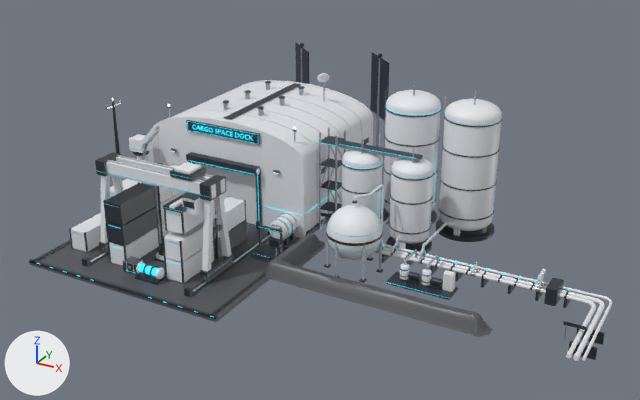
Two versions of the glTF model art/3d/buildings/dock_tankfarm/dock_tankfarm_game.glb, one commit apart.
Camera for both pictures: a 50 mm lens placed at (59.4, -80.2, 47.5), pointed at (11.4, 7.0, 3.9). The axes (+X, +Y, +Z) are drawn at lower left. The lights are the same throughout. The picture after the commit comes second. Where no turn or scale is listed for an object, it has been applied to the vertices. Vertices at exactly the same position are counted once.
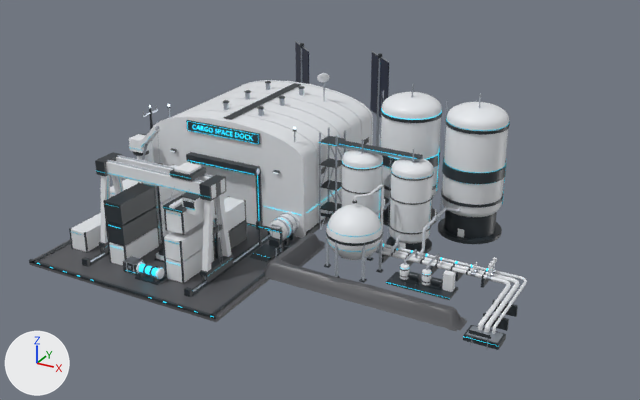
ob_tier_20 is not drawn itself; it is the parent of ob_mesh_11.

Where the newer file only moved an object's origin or applied its transform, the numbers keep the older frame.

Patch to the scene script:
```diff
--- a/art/3d/buildings/dock_tankfarm/dock_tankfarm_game.glb.py
+++ b/art/3d/buildings/dock_tankfarm/dock_tankfarm_game.glb.py
@@ me_mesh_0 @@
-me_mesh_0.from_pydata(...)  # 1490 vertices, 2680 faces; spans x 0.6..67.7, y -53.2..-14.5, z 7.5..22.1
+me_mesh_0.from_pydata(...)  # 1570 vertices, 2844 faces; spans x 7.2..64.3, y -53.2..-14.5, z 7.5..21.7
+# me_mesh_0 part 1: the loose piece of 96 vertices spanning x 41.0..47.7, y -24.0..-17.3, z 22.1 is scaled about its middle by (1.1, 1.1, 1.41), then moved by (-0.2, 0.0, -0.4)
+# me_mesh_0 part 2: 7 loose pieces with 116 vertices, spanning x 0.6..67.7, y -32.0..-21.0, z 8.5..17.0, are deleted
+# other edits to the shape of me_mesh_0 do not show in these pictures
 me_mesh_0.materials.append(mat_shm_glowcyan)
@@ me_mesh_3 @@
-me_mesh_3.from_pydata(...)  # 6493 vertices, 12020 faces; spans x 0.0..72.8, y -53.2..0.0, z 7.1..24.0
+me_mesh_3.from_pydata(...)  # 6145 vertices, 11372 faces; spans x 6.6..64.2, y -53.2..-0.1, z 7.1..24.0
+# me_mesh_3 part 3: a new loose piece, a 40-sided cylinder along z spanning x 40.25..48.05, y -24.56..-16.76, z 7.39..7.78, in mat_shm_paint
+# me_mesh_3 part 4: a new loose piece, a 48-sided cylinder along z spanning x 40.42..47.88, y -24.38..-16.93, z 12.12..12.46, in mat_shm_paint
+# me_mesh_3 part 5: a new loose piece, a 48-sided cylinder along z spanning x 40.42..47.88, y -24.38..-16.93, z 21.22..21.56, in mat_shm_paint
+# me_mesh_3 part 6: a new loose piece, a 48-sided cylinder along z spanning x 40.4..47.9, y -24.4..-16.9, z 15.1..16.4, in mat_shm_paint
+# me_mesh_3 part 7: the loose piece of 8 vertices spanning x 70.1..72.8, y -38.4..-38.1, z 7.1..8.3 is moved by (-9.0, 1.0, 0.0)
+# me_mesh_3 part 8: the loose piece of 8 vertices spanning x 70.1..72.8, y -41.4..-41.1, z 7.1..8.3 is moved by (-9.0, 1.0, 0.0)
+# me_mesh_3 part 9: a new loose piece, a box spanning x 60.65..64.25, y -44.66..-42.46, z 7.39..7.98, in mat_shm_paint
+# me_mesh_3 part 10: the loose piece of 8 vertices spanning x 64.6..64.9, y -33.4..-33.1, z 9.8..10.2 is moved by (-5.4, 0.0, 0.0)
+# me_mesh_3 part 11: the loose piece of 4 vertices spanning x 69.1..71.2, y -39.9..-39.8, z 9.1..9.5 is moved by (-7.7, -5.3, -0.4)
+# me_mesh_3 part 12: a new loose piece of 23 vertices spanning x 7.0..7.7, y -25.6..-24.9, z 7.4..17.4, in mat_shm_paint
+# me_mesh_3 part 13: 19 loose pieces with 493 vertices, spanning x 0.4..67.9, y -33.9..-17.3, z 7.4..18.3, are deleted
+# me_mesh_3 part 14: 156 vertices moved from x 30.6..72.3, y -44.3..-18.0, z 7.3..23.9 to x 30.6..63.3, y -43.3..-18.0, z 7.2..23.9; 1102 vertices removed from x 30.1..72.3, y -44.3..-17.1, z 7.3..23.9; 866 vertices added at x 30.1..63.3, y -43.2..-17.1, z 7.2..23.9
+# me_mesh_3 part 15: 2 kept faces spanning x 47.6..47.8, y -20.7..-19.7, z 11.4..22.0 get new vertex colours; the middle colour goes from dark grey #2a3238 to white #e6e9ed
+# other edits to the shape of me_mesh_3 do not show in these pictures
 me_mesh_3.materials.append(mat_shm_paint)
@@ me_mesh_11 @@
 # used by ob_mesh_11; parent = ob_tier_20; location = (-24.75, 36.26, -7.385); scale = (0.00444, 0.00444, 0.00444)
-me_mesh_11.from_pydata(...)  # 1286 vertices, 2432 faces; spans x 338.0..10809.0, y -11964.0..-4365.0, z 1663.0..5747.0
+me_mesh_11.from_pydata(...)  # 1365 vertices, 2586 faces; spans x 0.0..12300.0, y -13760.0..-5020.0, z 1913.0..6528.0
+# me_mesh_11 part 16: a new loose piece, a 40-sided cylinder along z spanning x 10256.0..12277.0, y -7610.0..-5590.0, z 1913.0..2016.0, in mat_shm_paint
+# me_mesh_11 part 17: a new loose piece, a box spanning x 11163.0..11370.0, y -7423.0..-7391.0, z 2029.0..2288.0, in mat_shm_paint
+# me_mesh_11 part 18: a new loose piece, a 48-sided cylinder along z spanning x 10292.0..12241.0, y -7574.0..-5626.0, z 3920.0..4257.0, in mat_shm_paint
+# me_mesh_11 part 19: 33 loose pieces with 1223 vertices, spanning x 338.0..10809.0, y -11964.0..-4365.0, z 1663.0..5747.0, are deleted
+# me_mesh_11 part 20: 4 vertices removed from x 10780.0..10789.0, y -5830.0..-5827.0, z 2204.0..3832.0; 976 vertices added at x 10250.0..12300.0, y -9724.0..-5635.0, z 2016.0..6528.0
+# other edits to the shape of me_mesh_11 do not show in these pictures
 me_mesh_11.materials.append(mat_shm_paint)
@@ ob_tier_20 @@
 ob_tier_20.parent = ob_docktankfarm
-ob_tier_20.location = (7.55, 4.827, 0.0)
+ob_tier_20.location = (8.045, 4.827, 0.0)
@@ ob_mesh_11 @@
 ob_mesh_11.parent = ob_tier_20
-ob_mesh_11.location = (-24.75, 36.26, -7.385)
-ob_mesh_11.scale = (0.00444, 0.00444, 0.00444)
+ob_mesh_11.location = (-23.75, 36.26, -7.385)
+ob_mesh_11.scale = (0.00386, 0.00386, 0.00386)
```

Where the change shows, as pixel boxes (x1, y1, x2, y2) in the pictures (640 x 400 px; the box of a moved part takes in the faces that stretch with it):
'Mesh_3', reshaped (15% narrower)
    before: (29, 42, 612, 361)
    after: (29, 42, 527, 350)
'Mesh_11', reshaped, moved, rescaled
    before: (69, 90, 502, 257)
    after: (69, 93, 510, 257)
'Mesh_0', reshaped (14% narrower, 13% taller)
    before: (37, 107, 570, 318)
    after: (37, 108, 497, 346)
part 1 of me_mesh_0, moved or reshaped
    before: (386, 107, 441, 115)
    after: (381, 108, 442, 120)
part 2 of me_mesh_0, deleted
    before: (433, 152, 570, 291)
part 3 of me_mesh_3, added (mostly hidden)
    after: (383, 208, 437, 226)
part 4 of me_mesh_3, added (mostly hidden)
    after: (382, 180, 438, 191)
part 5 of me_mesh_3, added
    after: (381, 110, 442, 123)
part 6 of me_mesh_3, added
    after: (382, 149, 440, 168)
part 7 of me_mesh_3, moved or reshaped
    before: (576, 328, 605, 345)
    after: (492, 300, 518, 317)
part 8 of me_mesh_3, moved or reshaped
    before: (568, 341, 598, 360)
    after: (483, 313, 509, 331)
part 9 of me_mesh_3, added
    after: (463, 325, 506, 350)
part 10 of me_mesh_3, moved or reshaped
    before: (537, 275, 542, 280)
    after: (488, 263, 493, 269)
part 11 of me_mesh_3, moved or reshaped
    before: (563, 321, 586, 330)
    after: (469, 330, 491, 339)
part 12 of me_mesh_3, added
    after: (149, 108, 153, 130)
part 13 of me_mesh_3, deleted
    before: (112, 102, 572, 308)
part 14 of me_mesh_3, moved or reshaped
    before: (268, 74, 612, 361)
    after: (268, 74, 527, 334)
part 15 of me_mesh_3, recoloured
    after: (436, 111, 441, 190)
part 16 of me_mesh_11, added
    after: (438, 218, 502, 244)
part 17 of me_mesh_11, added
    after: (457, 228, 464, 238)
part 18 of me_mesh_11, added
    after: (442, 158, 506, 184)
part 19 of me_mesh_11, deleted
    before: (69, 90, 502, 257)
part 20 of me_mesh_11, built on
    before: (492, 168, 497, 219)
    after: (419, 95, 510, 257)
